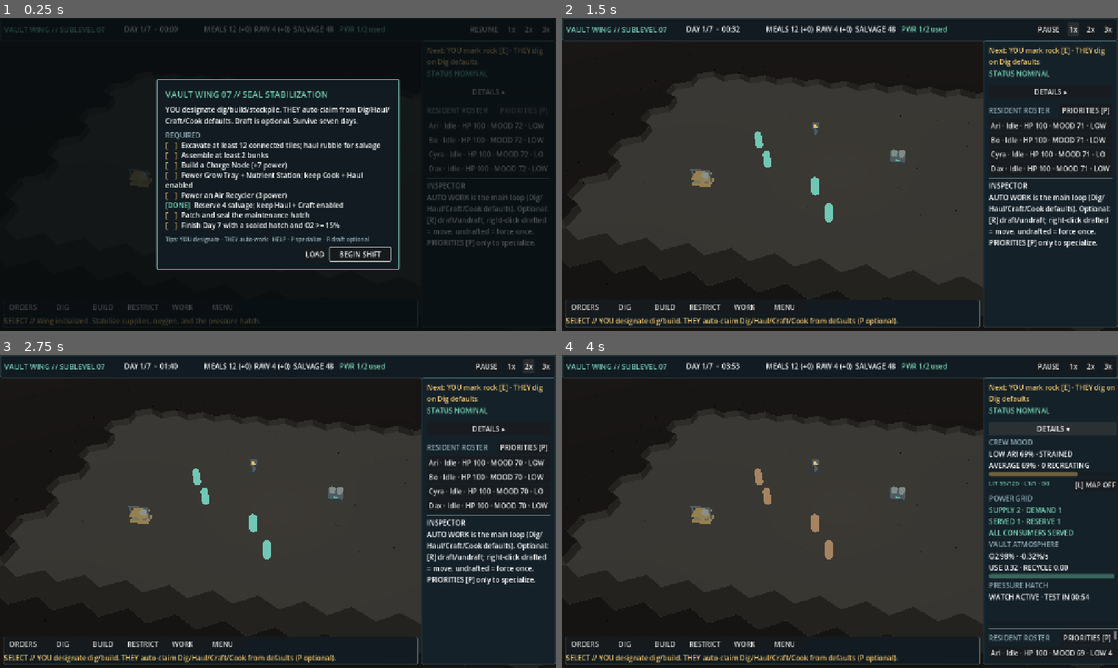
Above: before the commit, frames 1-4 (two rows, left to right).
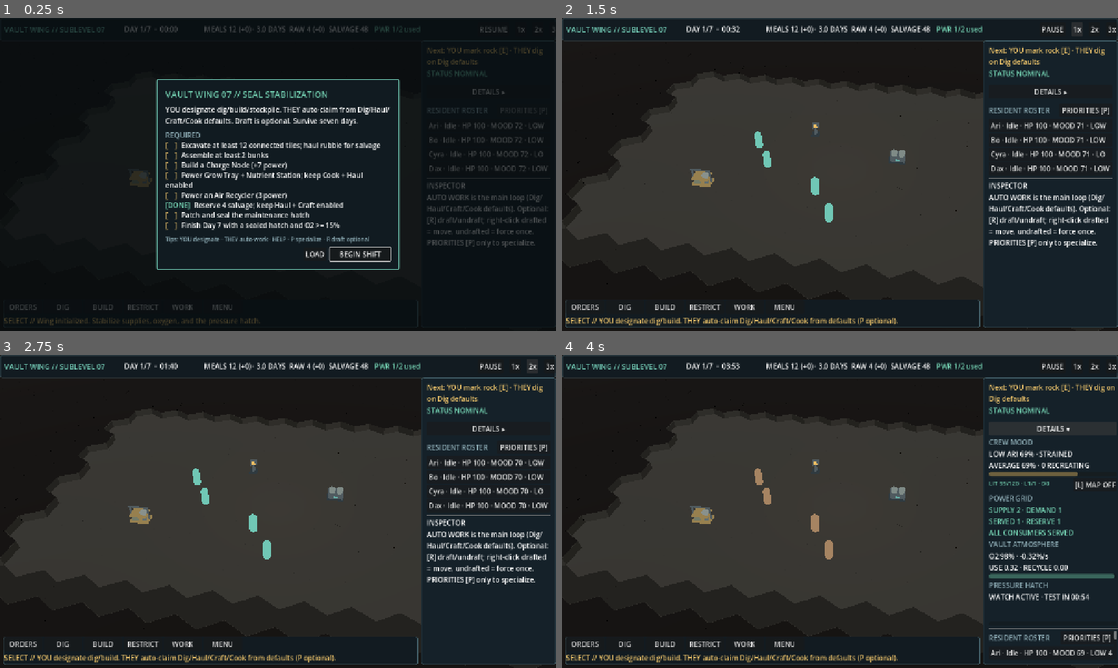
Above: after the commit, the same moments.

Repository: rccoleman19/VaultTycoon
Game: Godot game, scene res://scenes/main.tscn
Two runs of this game, one before a commit and one after it. Both use one fixed random seed, a clock stepped at 60 frames per second and the inputs below.
Inputs:
- Up to frame 1 (0.25 s): no input
- Up to frame 2 (1.5 s): click "BEGIN SHIFT" at 0.5 s; click "1x" at 1.25 s
- Up to frame 3 (2.75 s): click "2x" at 2 s
- Up to frame 4 (4 s): click "3x" at 2.75 s; click "DETAILS ▸" at 3.5 s

The runs differ from the first frame. In frame 1, 0.3% of the frame differs, in the area x 45-100%, y 2-5%; in frame 2, 0.6%; in frame 3, 0.6%; in frame 4, 0.6%.

Commit message:
Resource HUD shows how many days the meals feed the crew

Diff:
--- a/scripts/player_orders.gd
+++ b/scripts/player_orders.gd
@@ -812,14 +812,15 @@
 	if game == null or clock_label == null:
 		return
 	clock_label.text = game.day_cycle.get_clock_text()
-	resource_label.text = "MEALS %d (+%d)  RAW %d (+%d)  SALVAGE %d" % [
+	resource_label.text = "MEALS %d (+%d)%s  RAW %d (+%d)  SALVAGE %d" % [
 		game.food_system.meals,
 		game.job_system.get_pending_meals(),
+		_meal_runway_text(),
 		game.food_system.raw_food,
 		game.job_system.get_pending_raw_food(),
 		game.food_system.salvage,
 	]
-	resource_label.tooltip_text = "Stored inventory; values in parentheses are produced food still awaiting Haul delivery."
+	resource_label.tooltip_text = "Stored inventory; values in parentheses are produced food still awaiting Haul delivery. DAYS = stored + pending meals per living resident (each eats one meal a day)."
 	command_buttons.zone.text = "ZONE %d" % game.map_grid.stockpile_cells.size()
 	command_buttons.zone.tooltip_text = "Stockpile: %d cells. Salvage, raw food, and meals prefer reachable zones; otherwise Salvage Bay / chamber center. Click/drag to paint; CANCEL [X] clears." % game.map_grid.stockpile_cells.size()
 	_refresh_objective()
@@ -1746,6 +1747,15 @@
 	lighting_overlay_button.modulate = Color("efc56b") if lighting.is_coverage_overlay_visible() else Color.WHITE
 
 
+# Each resident burns 60 food per day and a meal restores 60, so one meal
+# feeds one resident for one day. Floor to a tenth so the HUD never overpromises.
+func _meal_runway_text() -> String:
+	var alive := game.get_alive_count()
+	if game.ended or alive <= 0:
+		return ""
+	var meals := game.food_system.meals + game.job_system.get_pending_meals()
+	return " · %.1f DAYS" % (floorf(float(meals) * 10.0 / float(alive)) / 10.0)
+
 func _refresh_oxygen() -> void:
 	var oxygen := game.oxygen_system
 	var rate_prefix := "+" if oxygen.net_rate > 0.0001 else ""
--- /dev/null
+++ b/tests/test_meal_runway.gd
@@ -0,0 +1,137 @@
+extends SceneTree
+
+# Meal runway: the resource HUD shows how many days the stored and pending
+# meals feed the living crew (one meal per resident per day).
+
+const MAIN_SCENE: PackedScene = preload("res://scenes/main.tscn")
+
+var _case_count := 0
+var _assertion_count := 0
+var _failure_count := 0
+var _current_case := ""
+
+
+func _init() -> void:
+	call_deferred("_run")
+
+
+func _run() -> void:
+	_run_case("opening wing shows three days of meals", _test_opening)
+	_run_case("pending meals count toward the runway", _test_pending)
+	_run_case("runway floors to a tenth", _test_floor)
+	_run_case("fewer living residents stretch the runway", _test_deaths)
+	_run_case("empty larder shows zero days", _test_empty)
+	_run_case("no living crew hides the runway", _test_no_crew)
+	_run_case("ended wing hides the runway", _test_ended)
+	_run_case("eating a meal shortens the runway", _test_live_eat)
+	print("MEAL RUNWAY TESTS: %d cases, %d assertions, %d failures" % [_case_count, _assertion_count, _failure_count])
+	quit(0 if _failure_count == 0 else 1)
+
+
+func _run_case(label: String, test: Callable) -> void:
+	_case_count += 1
+	_current_case = label
+	var before := _failure_count
+	print("[TEST] %s" % label)
+	test.call()
+	print("[%s] %s" % ["PASS" if before == _failure_count else "FAIL", label])
+
+
+func _spawn_game() -> VaultGame:
+	var game := MAIN_SCENE.instantiate() as VaultGame
+	root.add_child(game)
+	game.begin_shift()
+	game.user_paused = true
+	return game
+
+
+func _free(game: VaultGame) -> void:
+	game.queue_free()
+	await process_frame
+
+
+func _text(game: VaultGame) -> String:
+	game.player_orders.refresh()
+	return game.player_orders.resource_label.text
+
+
+func _test_opening() -> void:
+	var game := _spawn_game()
+	# 12 meals / 4 residents = 3.0 days.
+	_assert_equal(_text(game), "MEALS 12 (+0) · 3.0 DAYS  RAW 4 (+0)  SALVAGE 48", "opening resource line")
+	_assert_true("one meal a day" in game.player_orders.resource_label.tooltip_text, "tooltip explains DAYS")
+	_free(game)
+
+
+func _test_pending() -> void:
+	var game := _spawn_game()
+	game.food_system.meals = 5
+	game.job_system.queue_meals(Vector2i(21, 12), 3)
+	# (5 stored + 3 pending) / 4 = 2.0 days.
+	_assert_true("MEALS 5 (+3) · 2.0 DAYS  RAW" in _text(game), "runway includes pending meals")
+	_free(game)
+
+
+func _test_floor() -> void:
+	var game := _spawn_game()
+	game.food_system.meals = 7
+	# 7 / 4 = 1.75 -> 1.7, never rounded up to 1.8.
+	_assert_true("MEALS 7 (+0) · 1.7 DAYS  RAW" in _text(game), "floored runway")
+	_free(game)
+
+
+func _test_deaths() -> void:
+	var game := _spawn_game()
+	game.food_system.meals = 5
+	game.residents[0].alive = false
+	game.residents[1].alive = false
+	# 5 / 2 = 2.5 days.
+	_assert_true("· 2.5 DAYS" in _text(game), "runway per living resident")
+	_free(game)
+
+
+func _test_empty() -> void:
+	var game := _spawn_game()
+	game.food_system.meals = 0
+	_assert_true("MEALS 0 (+0) · 0.0 DAYS  RAW" in _text(game), "zero runway still shown")
+	_free(game)
+
+
+func _test_no_crew() -> void:
+	var game := _spawn_game()
+	for resident: VaultResident in game.residents:
+		resident.alive = false
+	_assert_equal(_text(game), "MEALS 12 (+0)  RAW 4 (+0)  SALVAGE 48", "no runway with no crew")
+	_free(game)
+
+
+func _test_ended() -> void:
+	var game := _spawn_game()
+	game.ended = true
+	game.outcome = "win"
+	_assert_false("DAYS" in _text(game), "no runway after the shift ends")
+	_free(game)
+
+
+func _test_live_eat() -> void:
+	var game := _spawn_game()
+	_assert_true("· 3.0 DAYS" in _text(game), "before eating")
+	game.food_system.consume_meal()
+	# 11 / 4 = 2.75 -> 2.7.
+	_assert_true("MEALS 11 (+0) · 2.7 DAYS" in _text(game), "after one meal is eaten")
+	_free(game)
+
+
+func _assert_equal(actual: Variant, expected: Variant, message: String) -> void:
+	_assertion_count += 1
+	if actual != expected:
+		_failure_count += 1
+		print("  FAIL %s: expected %s, got %s" % [message, var_to_str(expected), var_to_str(actual)])
+
+
+func _assert_true(value: bool, message: String) -> void:
+	_assert_equal(value, true, message)
+
+
+func _assert_false(value: bool, message: String) -> void:
+	_assert_equal(value, false, message)
Not shown, added: tests/test_meal_runway.gd.uid
Not shown, changed: scripts/check.sh
